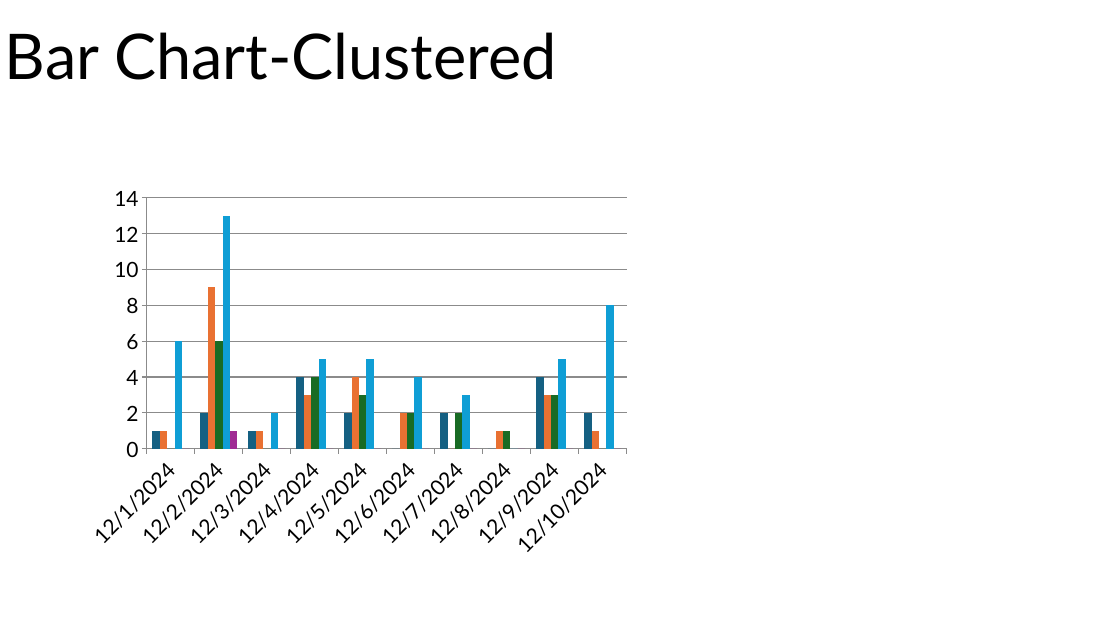
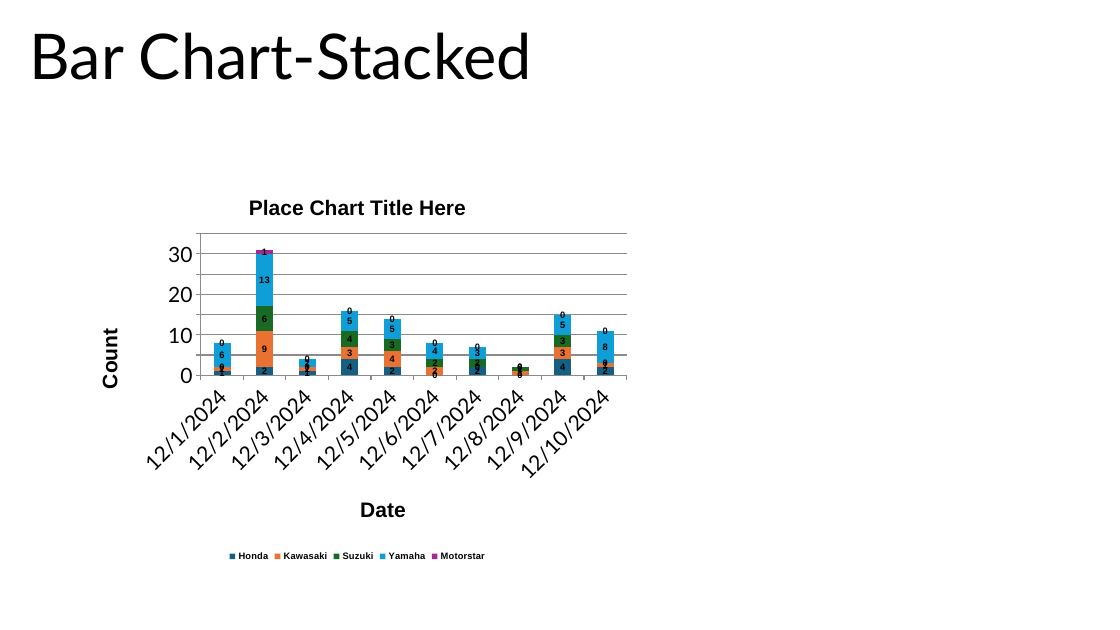
Before and after one commit to AShinra/pptcharts, a slide deck: slide 1 of Output/output_presentation4.pptx. Drawn at 1120x630 pixels with LibreOffice and Linux fonts; fonts in the diff are those of the drawing. Boxes give left, top, right and bottom in pixels: in the first picture for what was removed or moved away, otherwise in the second. Text is boxed around its words. In the diff, an @@ line names an element or a change of style, - is before the commit and + after.

```diff
--- a/Output/output_presentation4.pptx
+++ b/Output/output_presentation4.pptx
@@ text at (30,32,532,80): text changed @@
-Bar Chart-Clustered
+Bar Chart-Stacked
@@ column chart at (77,177,639,565) @@
@@ column chart to column stacked chart @@
@@ title "Place Chart Title Here" added @@
-Series 1: 1, 2, 1, 4, 2, 0, 2, 0, 4, 2
+Honda: 1, 2, 1, 4, 2, 0, 2, 0, 4, 2
@@ data labels of Honda added @@
-Series 2: 1, 9, 1, 3, 4, 2, 0, 1, 3, 1
+Kawasaki: 1, 9, 1, 3, 4, 2, 0, 1, 3, 1
@@ data labels of Kawasaki added @@
-Series 3: 0, 6, 0, 4, 3, 2, 2, 1, 3, 0
+Suzuki: 0, 6, 0, 4, 3, 2, 2, 1, 3, 0
@@ data labels of Suzuki added @@
-Series 4: 6, 13, 2, 5, 5, 4, 3, 0, 5, 8
+Yamaha: 6, 13, 2, 5, 5, 4, 3, 0, 5, 8
@@ data labels of Yamaha added @@
-Series 5: 0, 1, 0, 0, 0, 0, 0, 0, 0, 0
+Motorstar: 0, 1, 0, 0, 0, 0, 0, 0, 0, 0
@@ data labels of Motorstar added @@
@@ category axis title "" to "Date" @@
@@ value axis title "" to "Count" @@
@@ legend changed @@
@@ bar spacing changed @@
```
Also in this commit, not shown: 2 other files.
